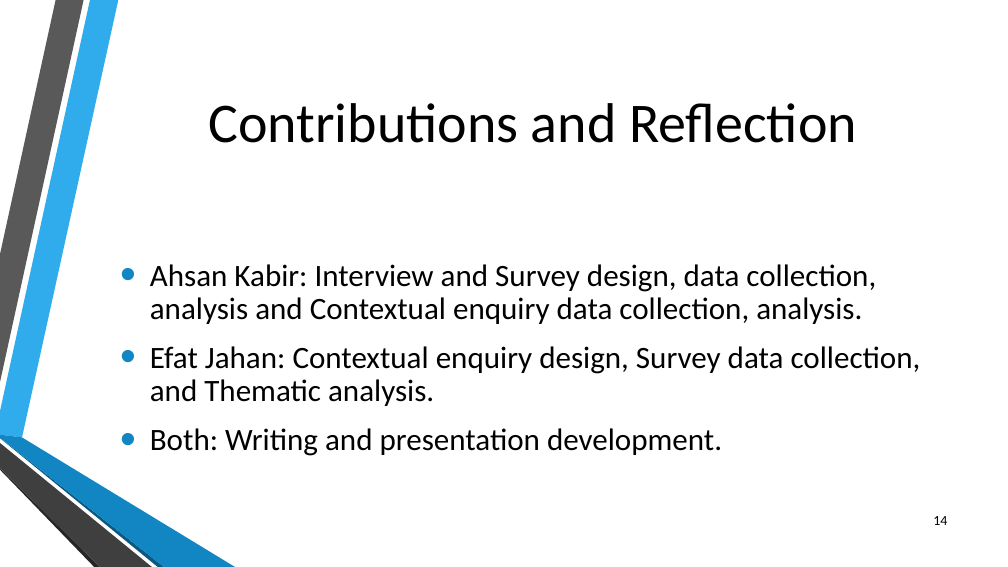
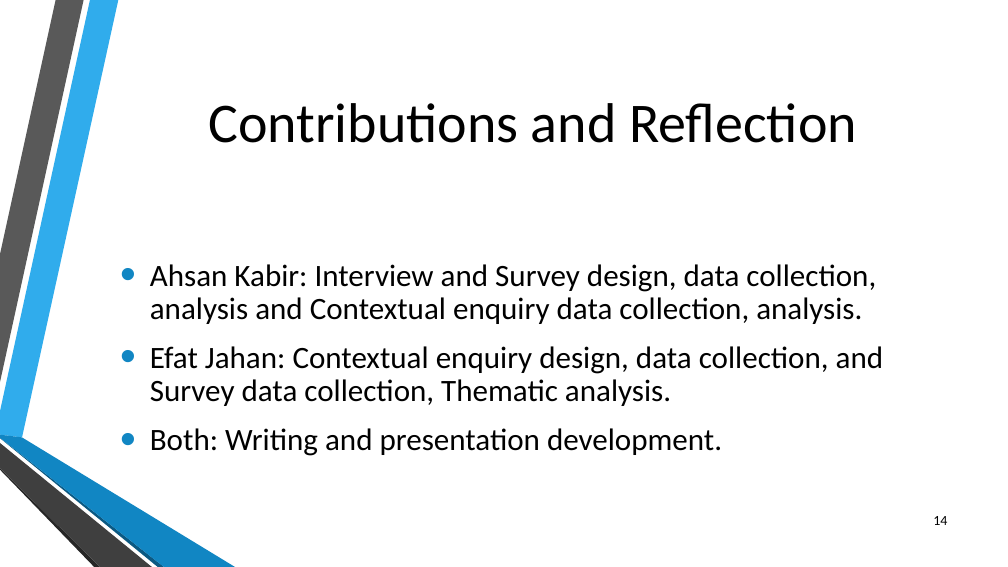
Before and after one commit to shohaghcsesust/HCI-MSProject, a slide deck: slide 14 of CSE6253summer25-6-projectFinal.pptx. Drawn at 1008x567 pixels with LibreOffice and Linux fonts; fonts in the diff are those of the drawing; background and template pictures are left out. Boxes give left, top, right and bottom in pixels: in the first picture for what was removed or moved away, otherwise in the second. Text is boxed around its words. In the diff, an @@ line names an element or a change of style, - is before the commit and + after.

Commit message:
Updated ppt

```diff
--- a/CSE6253summer25-6-projectFinal.pptx
+++ b/CSE6253summer25-6-projectFinal.pptx
@@ text at (x1=150, y1=346, x2=884, y2=406): text changed @@
-• Efat Jahan: Contextual enquiry design, Survey data collection, and Thematic analysis.
+• Efat Jahan: Contextual enquiry design, data collection, and Survey data collection, Thematic analysis.
```
Also in this commit, not shown: 1 other slide changed.
